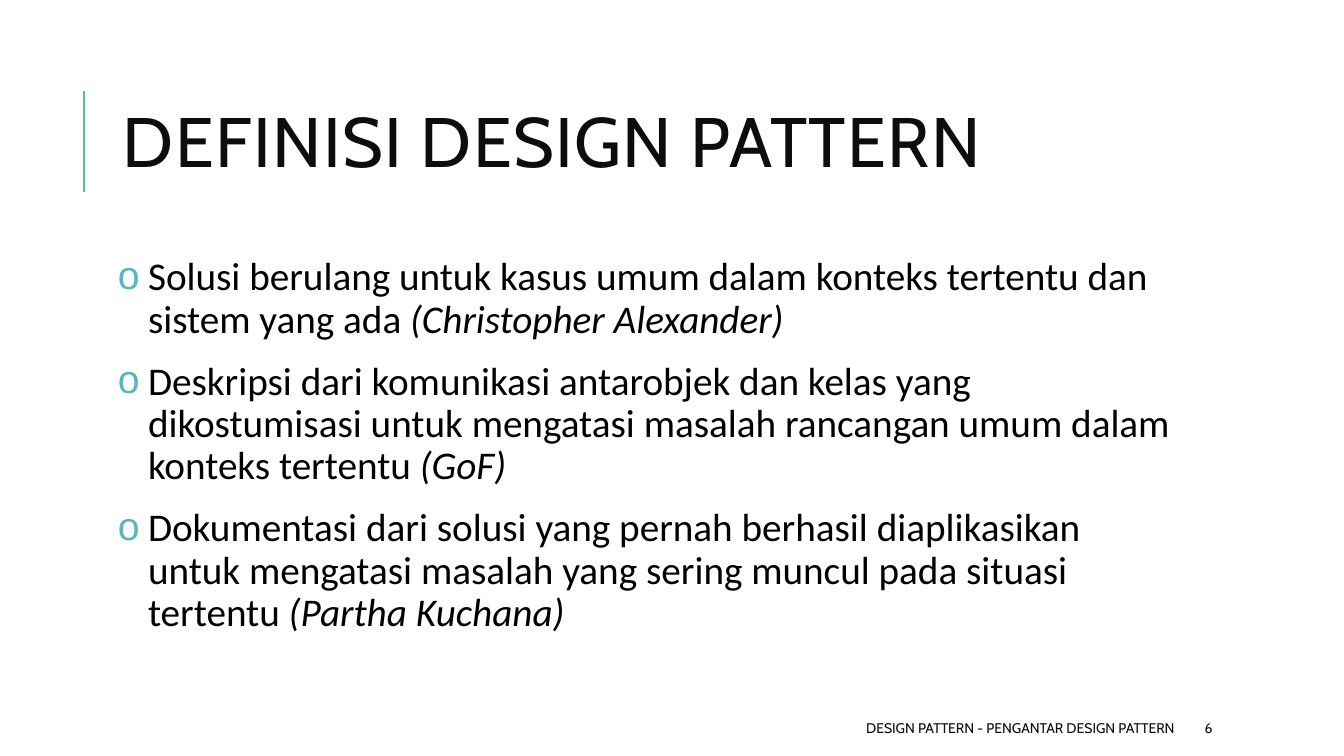
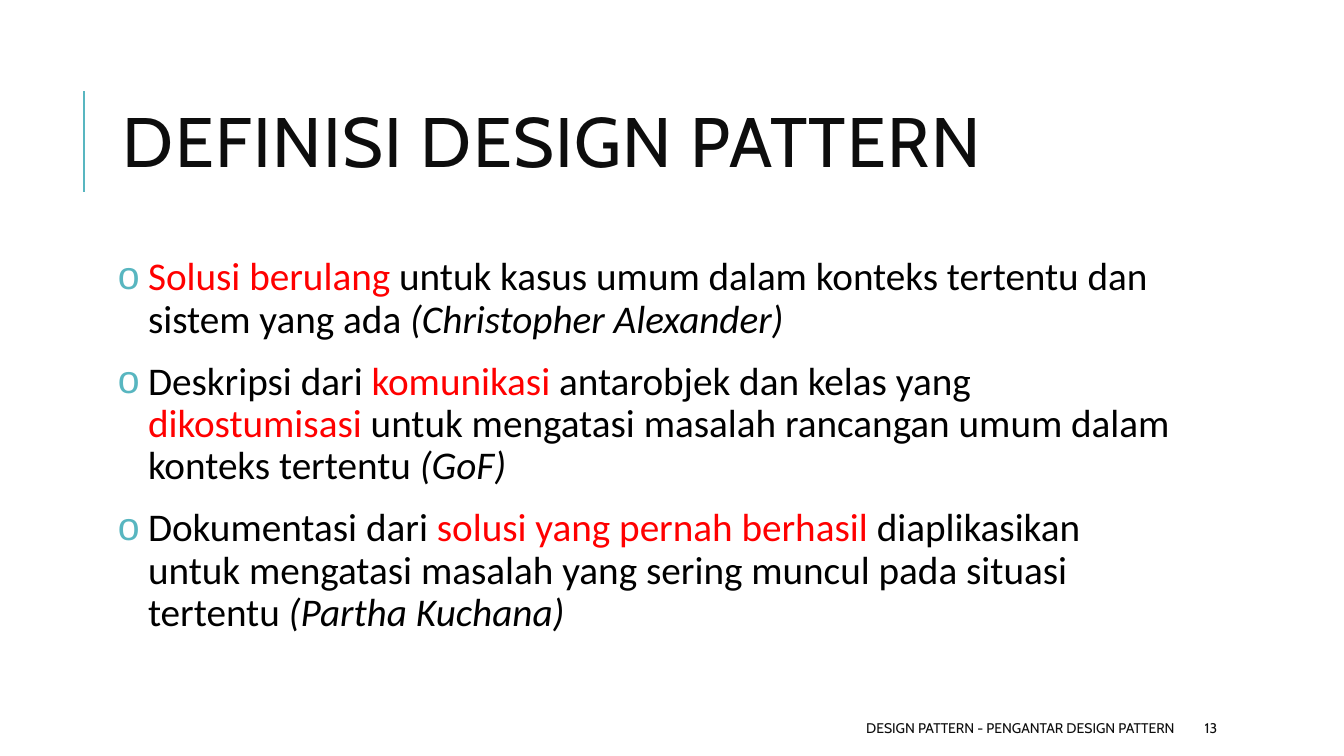
Before and after one commit to ksatria/MK-Design-Pattern, a slide deck: slide 13 of PPT/Design Pattern 1 - Pengantar Design Pattern.pptx (slide 6 before the commit). Drawn at 1344x756 pixels with LibreOffice and Linux fonts; fonts in the diff are those of the drawing. Boxes give left, top, right and bottom in pixels: in the first picture for what was removed or moved away, otherwise in the second. Text is boxed around its words. In the diff, an @@ line names an element or a change of style, - is before the commit and + after.

```diff
--- a/PPT/Design Pattern 1 - Pengantar Design Pattern.pptx
+++ b/PPT/Design Pattern 1 - Pengantar Design Pattern.pptx
@@ text "Solusi berulang untuk kasus umum ..." at (148,262,1169,632): text colour #000000 to #FF0000 in "Solusi berulang", "komunikasi dikostumisasi", "solusi yang pernah berhasil" @@
@@ page number at (1205,723,1218,733): text changed @@
-6
+13
```
Also in this commit, not shown: 3 other slides changed, 6 slides added.
